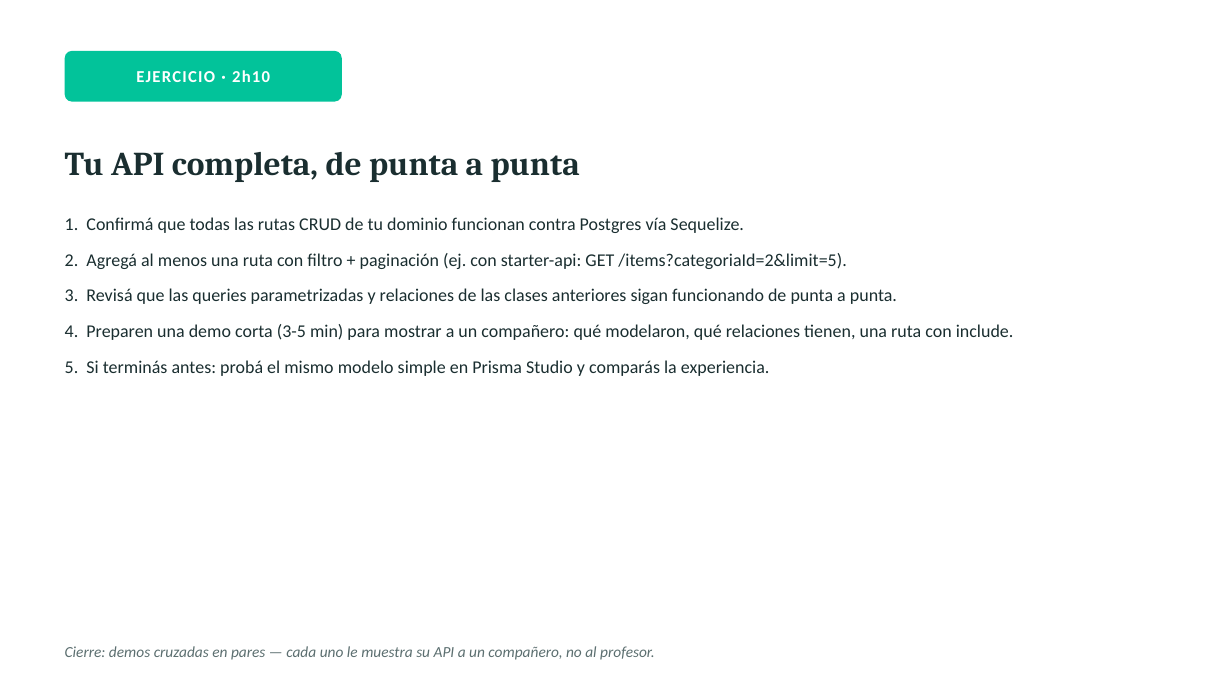
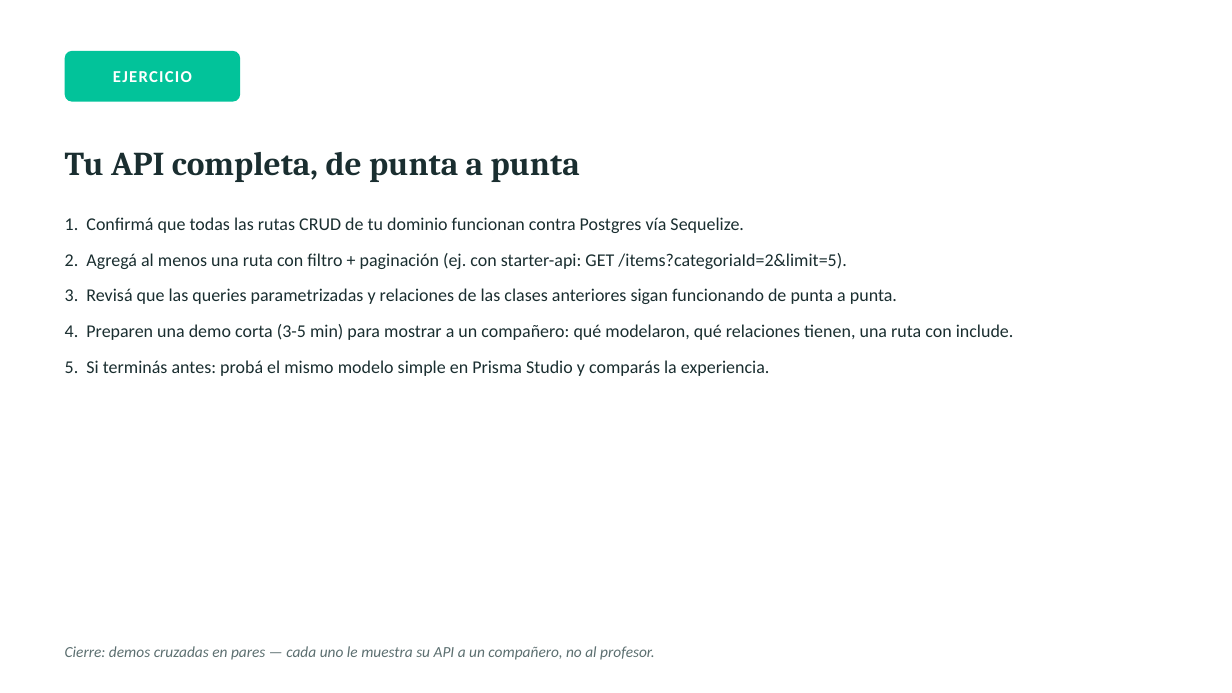
Before and after one commit to rafaelmogollon-gm2dev/backend-bootcamp-manejo-de-datos, a slide deck: slide 11 of clases/clase-5/presentacion.pptx. Drawn at 1232x693 pixels with LibreOffice and Linux fonts; fonts in the diff are those of the drawing. Boxes give left, top, right and bottom in pixels: in the first picture for what was removed or moved away, otherwise in the second. Text is boxed around its words. In the diff, an @@ line names an element or a change of style, - is before the commit and + after.

```diff
--- a/clases/clase-5/presentacion.pptx
+++ b/clases/clase-5/presentacion.pptx
@@ rounded rectangle: place and size @@
-rounded rectangle at (65,51,342,102)
+rounded rectangle at (65,51,240,102)
@@ text at (113,71,192,82): text changed @@
-EJERCICIO · 2h10
+EJERCICIO
```
Also in this commit, not shown: 5 other slides changed, 4 other files.
